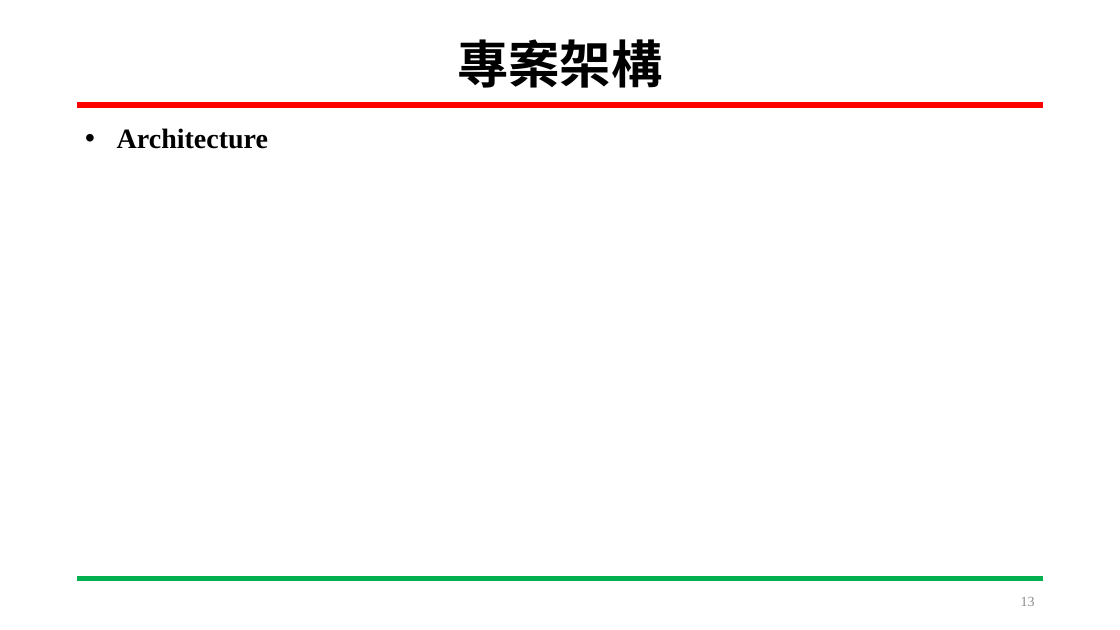
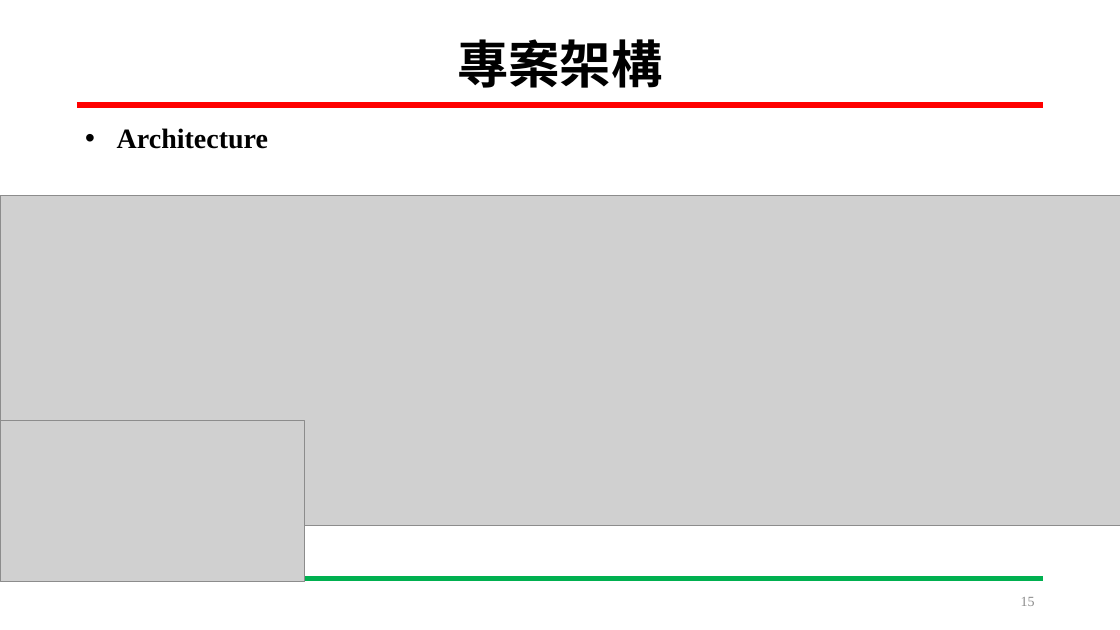
Before and after one commit to HOURFA/ML, a slide deck: slide 15 of final_project/DevelopmentLog/ML_finalproject.pptx (slide 13 before the commit). Drawn at 1120x630 pixels with LibreOffice and Linux fonts; fonts in the diff are those of the drawing; grey boxes stand for pictures. Boxes give left, top, right and bottom in pixels: in the first picture for what was removed or moved away, otherwise in the second. Text is boxed around its words. In the diff, an @@ line names an element or a change of style, - is before the commit and + after.

```diff
--- a/final_project/DevelopmentLog/ML_finalproject.pptx
+++ b/final_project/DevelopmentLog/ML_finalproject.pptx
@@ picture added at [0, 196, 1120, 525] @@
@@ picture added at [0, 421, 305, 582] @@
@@ page number at [1021, 597, 1035, 606]: text changed @@
-13
+15
```
Also in this commit, not shown: 9 other slides changed, 2 slides added, 1 other file.
